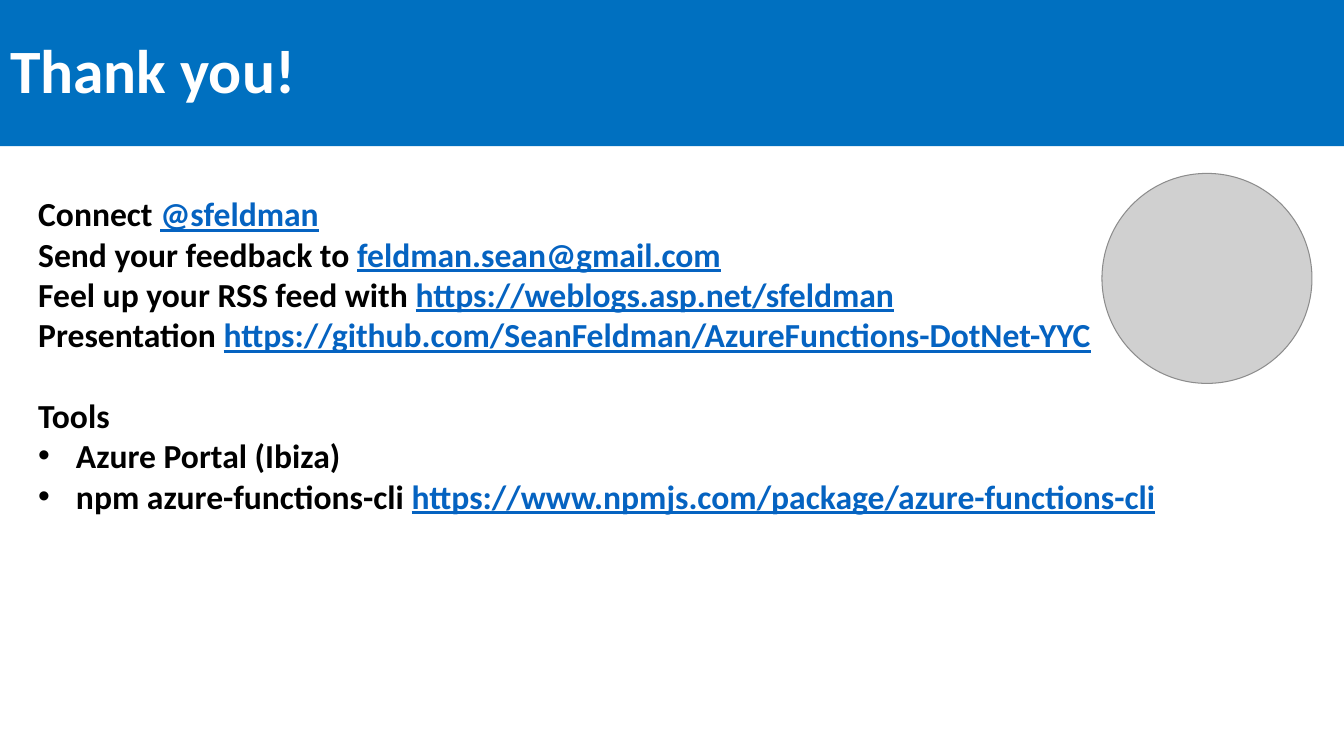
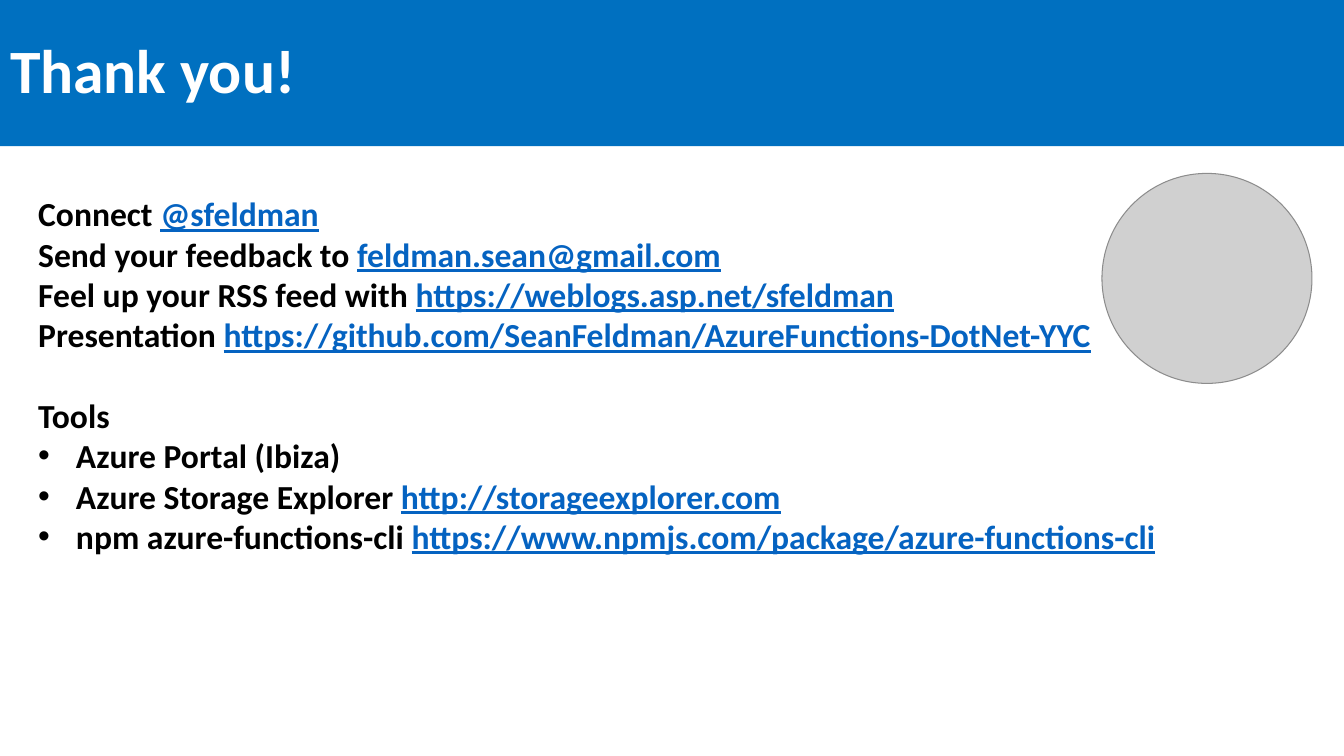
Before and after one commit to SeanFeldman/AzureFunctions-DotNet-YYC, a slide deck: slide 16 of AzureFunctions.pptx (slide 15 before the commit). Drawn at 1344x756 pixels with LibreOffice and Linux fonts; fonts in the diff are those of the drawing; grey boxes stand for pictures. Boxes give left, top, right and bottom in pixels: in the first picture for what was removed or moved away, otherwise in the second. Text is boxed around its words. In the diff, an @@ line names an element or a change of style, - is before the commit and + after.

```diff
--- a/AzureFunctions.pptx
+++ b/AzureFunctions.pptx
@@ text at (76,485,781,515): paragraph added @@
+• Azure Storage Explorer http://storageexplorer.com
```
Also in this commit, not shown: 7 other slides changed, 1 slide added.
